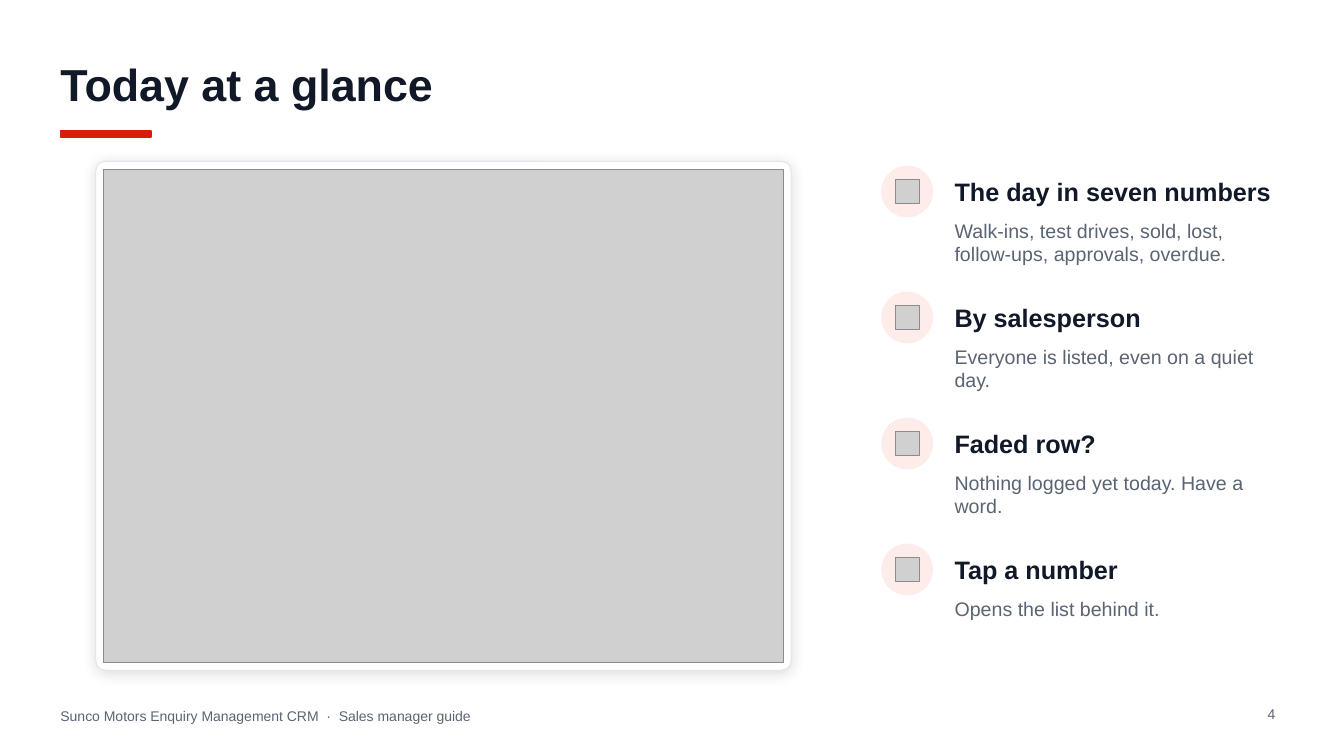
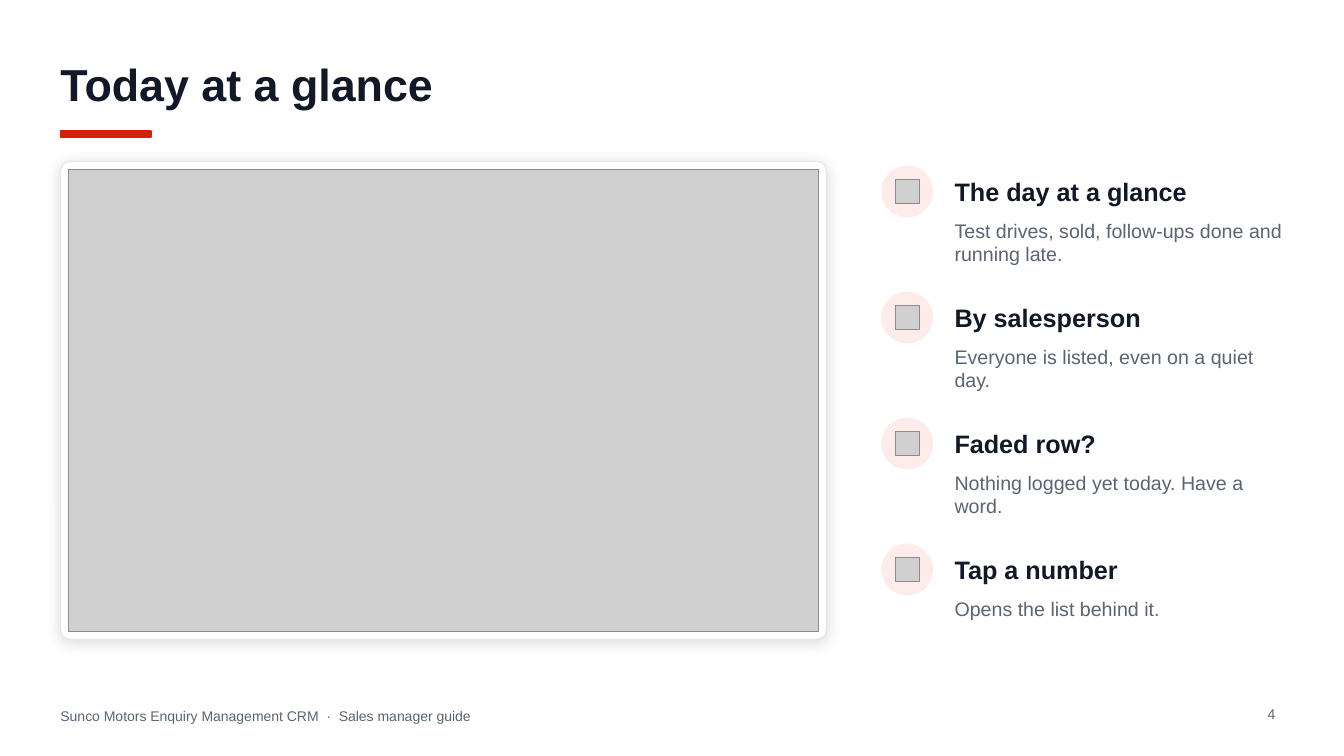
Before and after one commit to jakeeeecurran/walkin-management, a slide deck: slide 4 of docs/training/Sunco-Motors-Enquiry-CRM-Sales-Manager-Guide.pptx. Drawn at 1344x756 pixels with LibreOffice and Linux fonts; fonts in the diff are those of the drawing; grey boxes stand for pictures. Boxes give left, top, right and bottom in pixels: in the first picture for what was removed or moved away, otherwise in the second. Text is boxed around its words. In the diff, an @@ line names an element or a change of style, - is before the commit and + after.

```diff
--- a/docs/training/Sunco-Motors-Enquiry-CRM-Sales-Manager-Guide.pptx
+++ b/docs/training/Sunco-Motors-Enquiry-CRM-Sales-Manager-Guide.pptx
@@ rounded rectangle: place and size @@
-rounded rectangle at box(96, 161, 791, 670)
+rounded rectangle at box(60, 161, 827, 639)
@@ rounded rectangle at box(60, 161, 827, 639): proportions changed @@
@@ picture: place and size @@
-picture at box(104, 169, 783, 662)
+picture at box(69, 169, 819, 631)
@@ text at box(955, 182, 1187, 207): text changed @@
-The day in seven numbers
+The day at a glance
@@ text at box(955, 224, 1282, 265): text changed @@
-Walk-ins, test drives, sold, lost, follow-ups, approvals, overdue.
+Test drives, sold, follow-ups done and running late.
```
Also in this commit, not shown: 7 other slides changed, 1 slide added, 3 other files.
